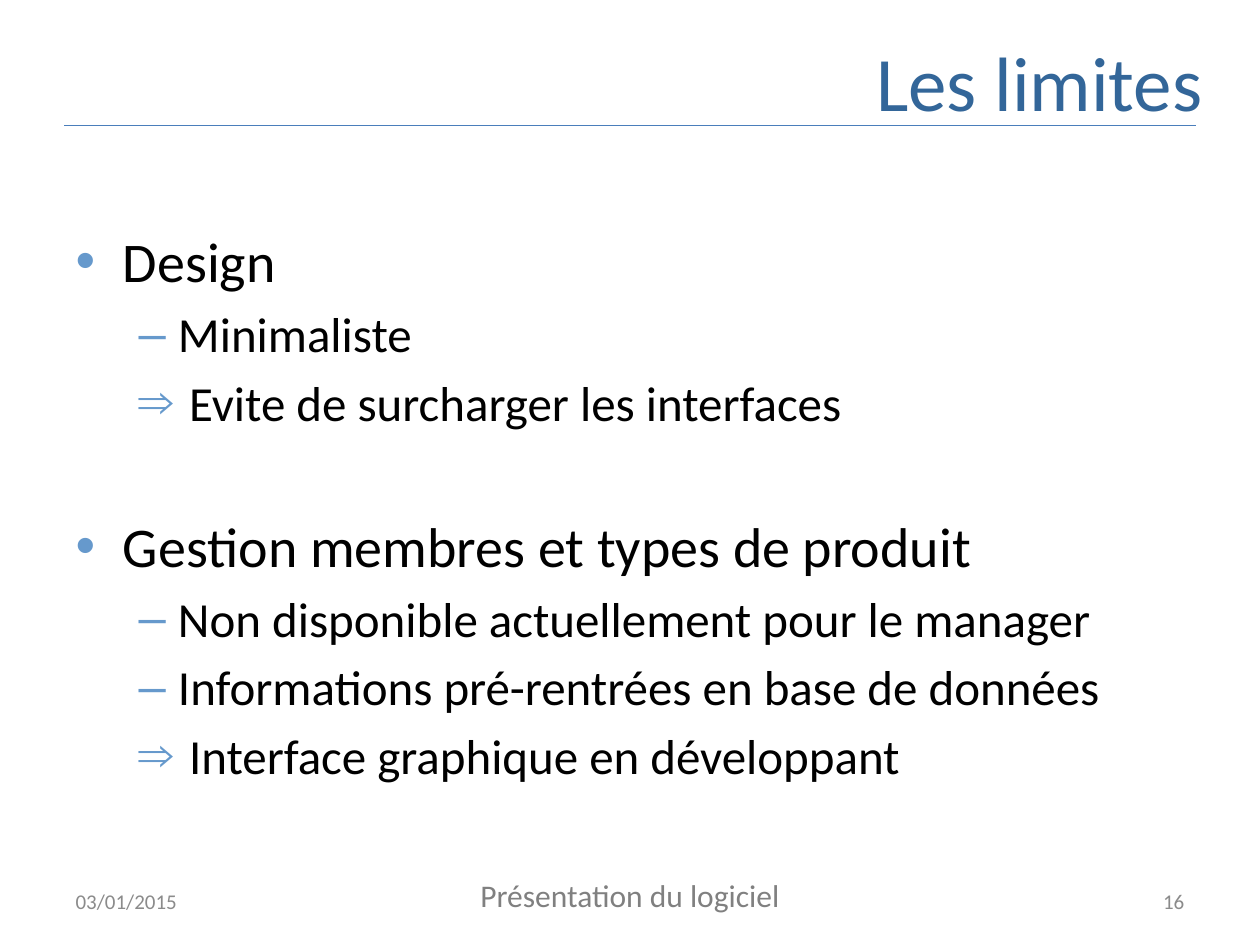
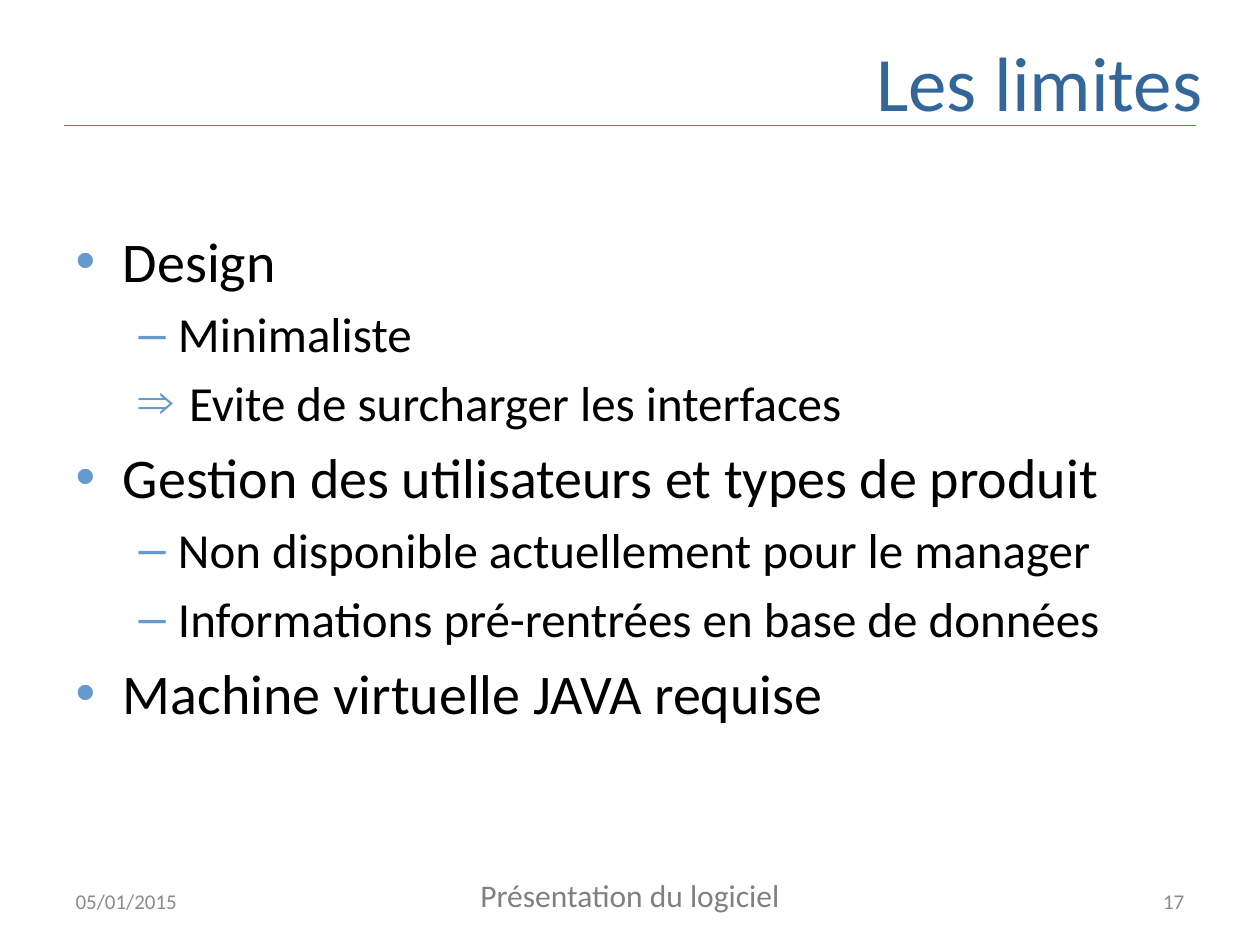
Before and after one commit to AppInfoCPE/genielog, a slide deck: slide 17 of Documentation/presentation.pptx (slide 16 before the commit). Drawn at 1260x945 pixels with LibreOffice and Linux fonts; fonts in the diff are those of the drawing. Boxes give left, top, right and bottom in pixels: in the first picture for what was removed or moved away, otherwise in the second. Text is boxed around its words. In the diff, an @@ line names an element or a change of style, - is before the commit and + after.

```diff
--- a/Documentation/presentation.pptx
+++ b/Documentation/presentation.pptx
@@ text at bbox=[123, 459, 1098, 507]: text changed @@
-• Gestion membres et types de produit
+• Gestion des utilisateurs et types de produit
@@ text at bbox=[123, 675, 822, 723]: text changed; size 28 to 32 pt @@
-  ⇒ Interface graphique en développant
+• Machine virtuelle JAVA requise
@@ text at bbox=[76, 894, 177, 910]: text changed @@
-03/01/2015
+05/01/2015
@@ page number at bbox=[1163, 895, 1184, 909]: text changed @@
-16
+17
```
Also in this commit, not shown: 17 other slides changed, 2 slides added, 1 slide removed.
